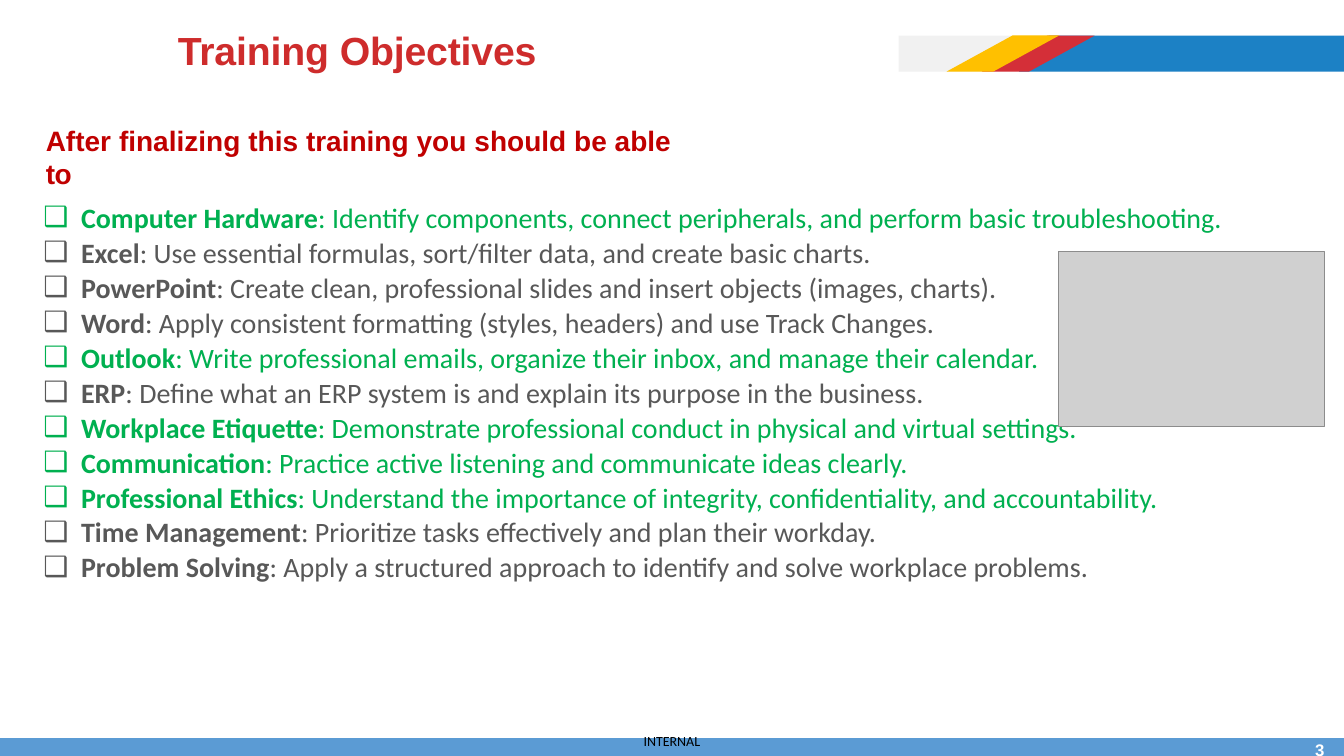
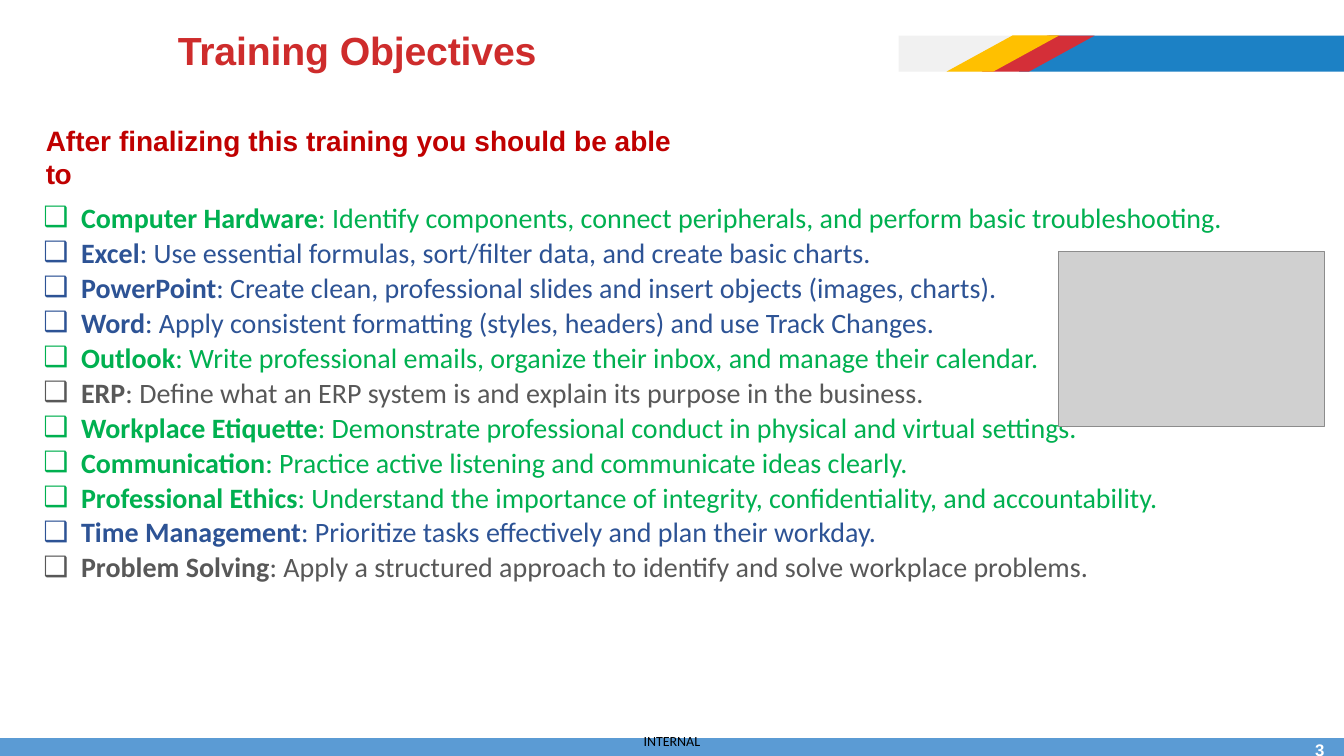
Before and after one commit to afathelbab/cnpc, a slide deck: slide 3 of computer-basics-soft-skills/day2/Computer Skills and Soft Skills - Lec-2.pptx. Drawn at 1344x756 pixels with LibreOffice and Linux fonts; fonts in the diff are those of the drawing; grey boxes stand for pictures; background and template pictures are left out. Boxes give left, top, right and bottom in pixels: in the first picture for what was removed or moved away, otherwise in the second. Text is boxed around its words. In the diff, an @@ line names an element or a change of style, - is before the commit and + after.

```diff
--- a/computer-basics-soft-skills/day2/Computer Skills and Soft Skills - Lec-2.pptx
+++ b/computer-basics-soft-skills/day2/Computer Skills and Soft Skills - Lec-2.pptx
@@ text at (81,243,996,547): text colour #585858 to #2D5395 in "Excel: Use essential formulas, sort/filter data, and ...", "PowerPoint: Create clean, professional slides and insert ...", "Word: Apply consistent formatting (styles, headers) and ...", "Time Management: Prioritize tasks effectively and plan ..." @@
```
